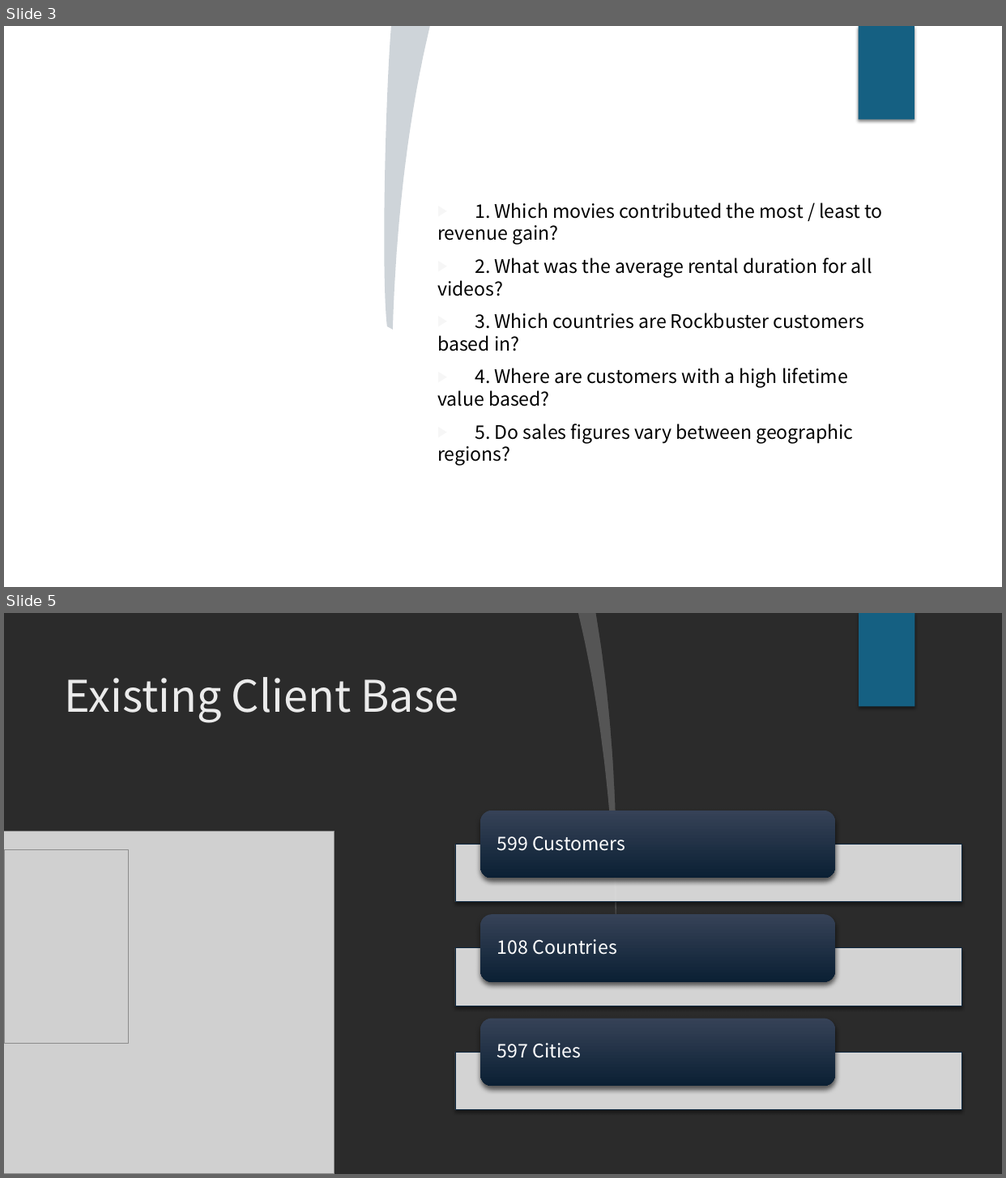
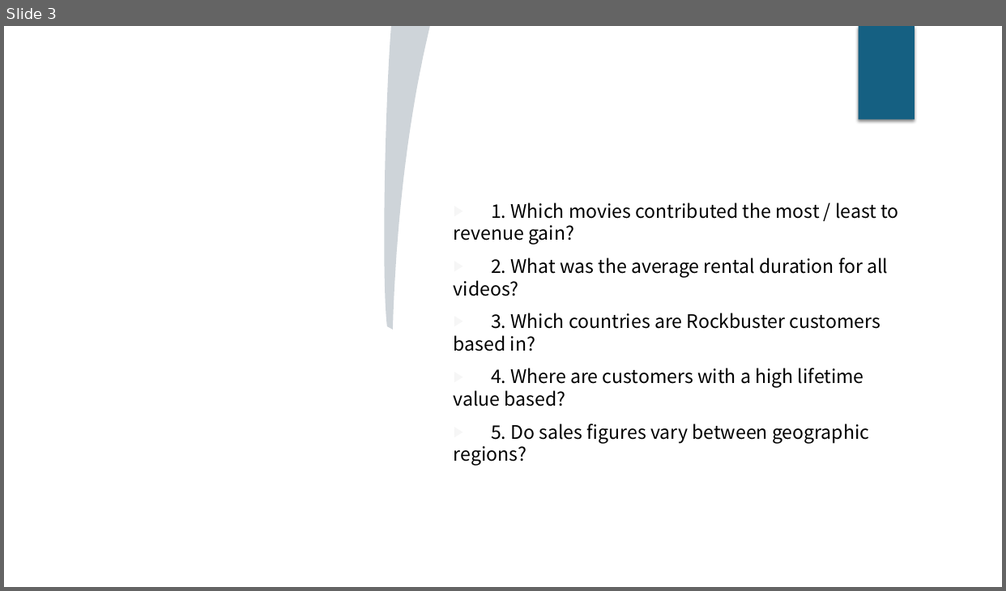
Before and after one commit to davidgriesel/03_streaming_service_database_queries, a slide deck: deliverables/presentation.pptx. Shown one above the other, each under a label of ours: slides 3 and 5 before the commit, slide 3 after it; the slides between them are not shown. The pictures are 1006x1178 and 1006x591 pixels, drawn with LibreOffice and Linux fonts; fonts in the diff are those of the drawing; grey boxes stand for pictures; background and template pictures are left out; a plain dark background stands for a picture behind light text. Boxes give left, top, right and bottom in pixels: in the first picture for what was removed or moved away, otherwise in the second. Text is boxed around its words. In the diff, an @@ line names an element or a change of style, - is before the commit and + after.

```diff
--- a/deliverables/presentation.pptx
+++ b/deliverables/presentation.pptx
@@ slide 5 removed at (4, 613, 1002, 1174), background picture (left out) @@
@@ freeform shape removed at (578, 613, 624, 917) @@
@@ freeform shape removed at (596, 613, 1002, 1174) @@
@@ picture removed at (659, 613, 790, 707) @@
@@ rectangle removed at (859, 613, 914, 707) @@
@@ rectangle removed at (859, 613, 915, 707) @@
@@ title removed at (65, 677, 459, 723) @@
-Existing Client Base
@@ ellipse removed at (709, 750, 939, 981) @@
@@ ellipse removed at (709, 750, 939, 981) @@
@@ picture removed at (4, 832, 334, 1174) @@
@@ picture removed at (4, 850, 128, 1043) @@
@@ group removed at (455, 811, 962, 1110): 3 rectangles, 3 rounded rectangles, 3 texts @@
-599 Customers
-108 Countries
-597 Cities
@@ picture removed at (709, 1112, 790, 1174) @@
@@ slide 3 changed as well @@
@@ text "1. Which movies contributed the ...": place and size @@
-text "1. Which movies contributed the ..." at (437, 203, 883, 466)
+text "1. Which movies contributed the ..." at (454, 203, 898, 466)
```
Also in this commit, not shown: 7 other slides changed, 2 slides added, 2 other slides removed, 7 other files.
